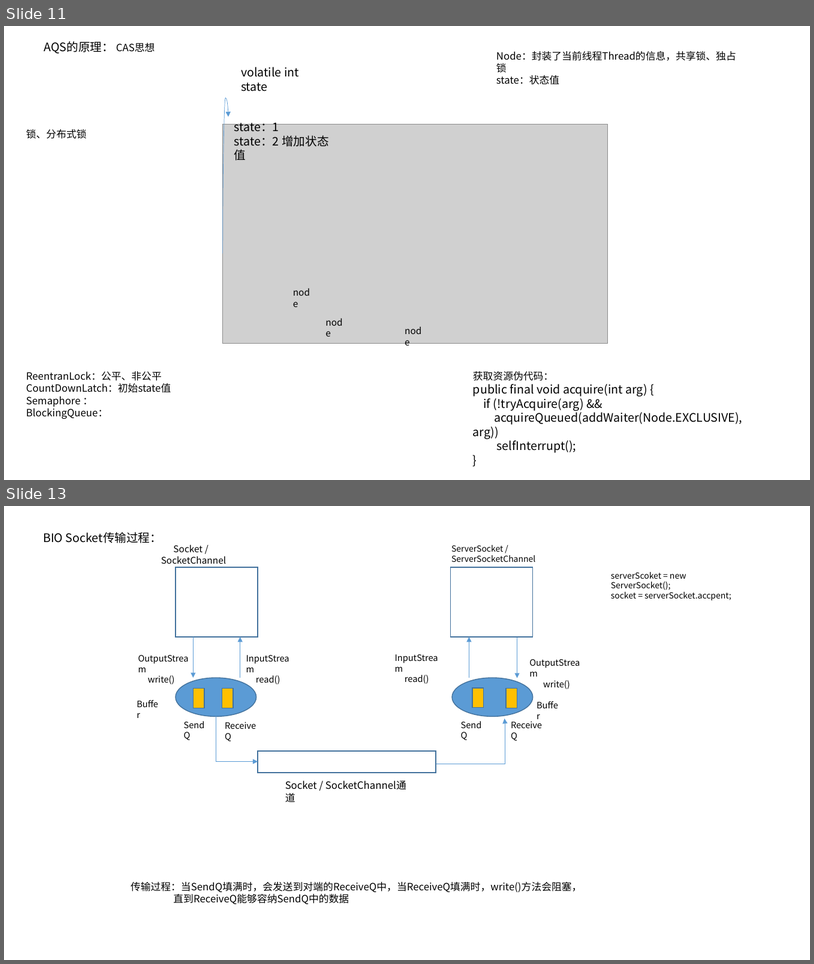
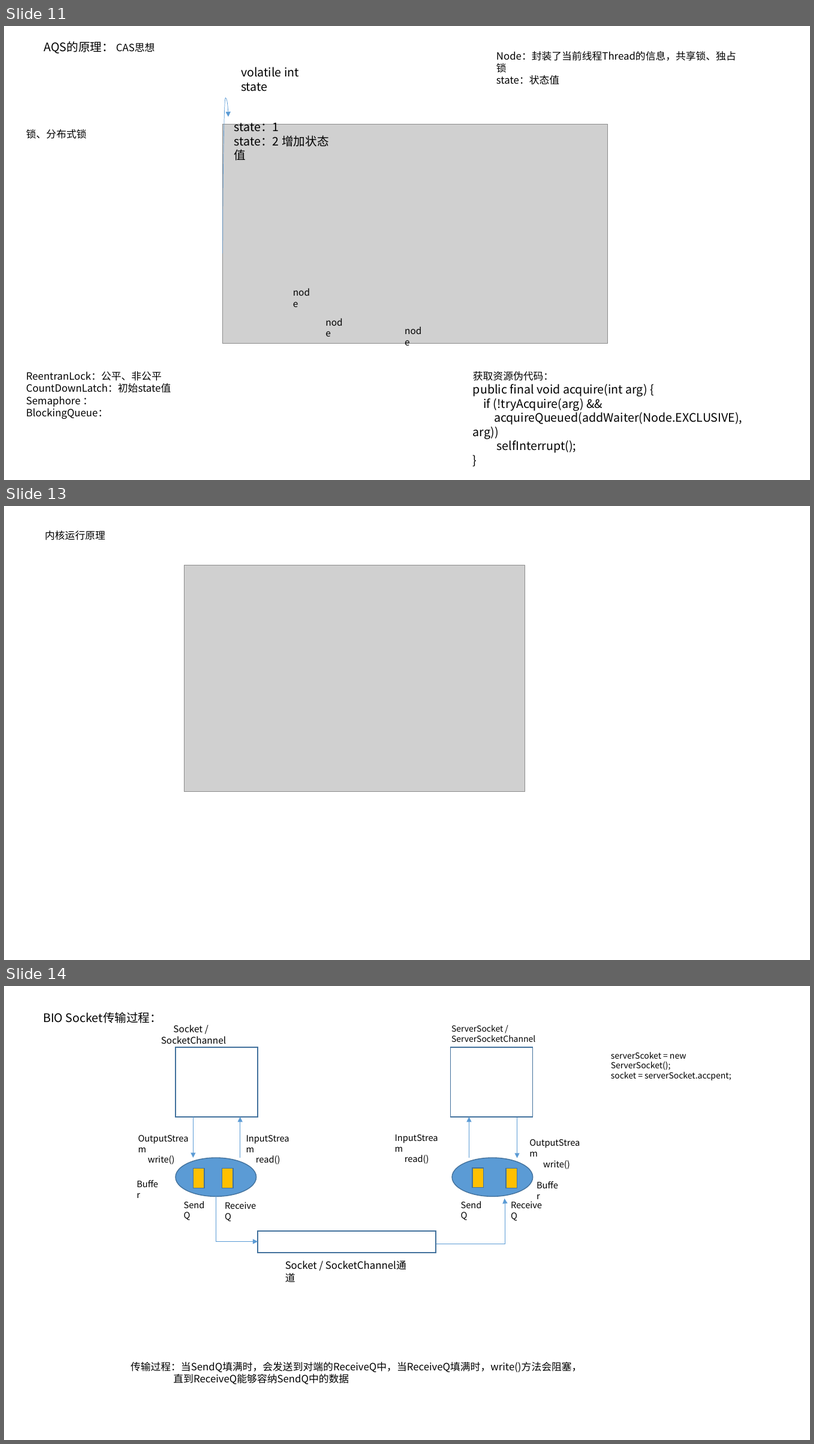
Before and after one commit to dengboyu/future, a slide deck: doc/doc.pptx. Shown one above the other, each under a label of ours: slides 11 and 13 before the commit, slides 11, 13 and 14 after it; the slides between them are not shown. The pictures are 814x964 and 814x1444 pixels, drawn with LibreOffice and Linux fonts; fonts in the diff are those of the drawing; grey boxes stand for pictures. Boxes give left, top, right and bottom in pixels: in the first picture for what was removed or moved away, otherwise in the second. Text is boxed around its words. In the diff, an @@ line names an element or a change of style, - is before the commit and + after.

Commit message:
update

```diff
--- a/doc/doc.pptx
+++ b/doc/doc.pptx
@@ slide 13 added at box(4, 506, 810, 960), background #FFFFFF @@
@@ text added at box(45, 531, 105, 540), 12 pt, text #000000 @@
+内核运行原理
@@ picture added at box(184, 565, 525, 792) @@
@@ what was slide 13 is now slide 14 @@
```
Also in this commit, not shown: 1 slide changed.
